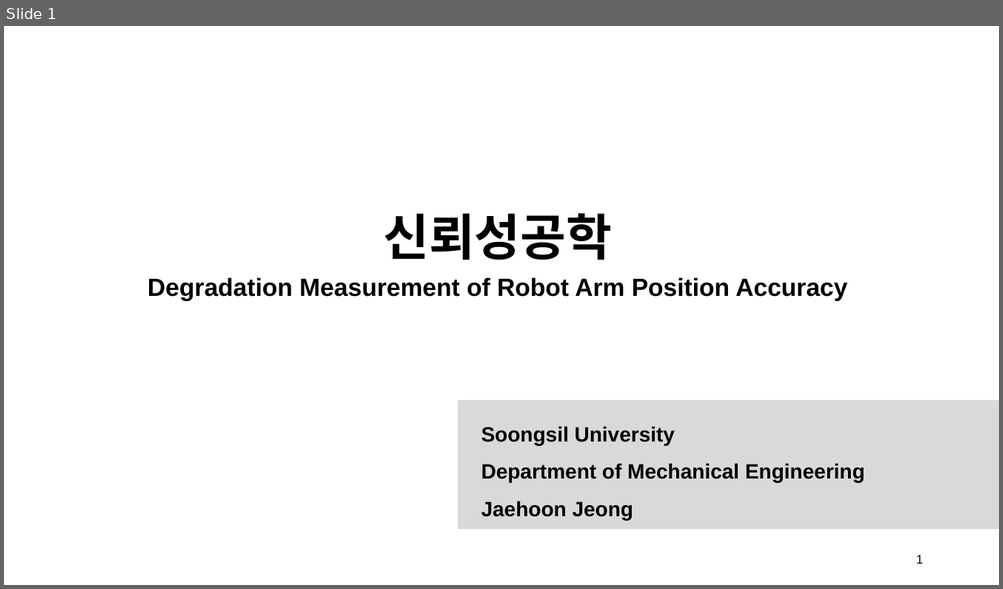
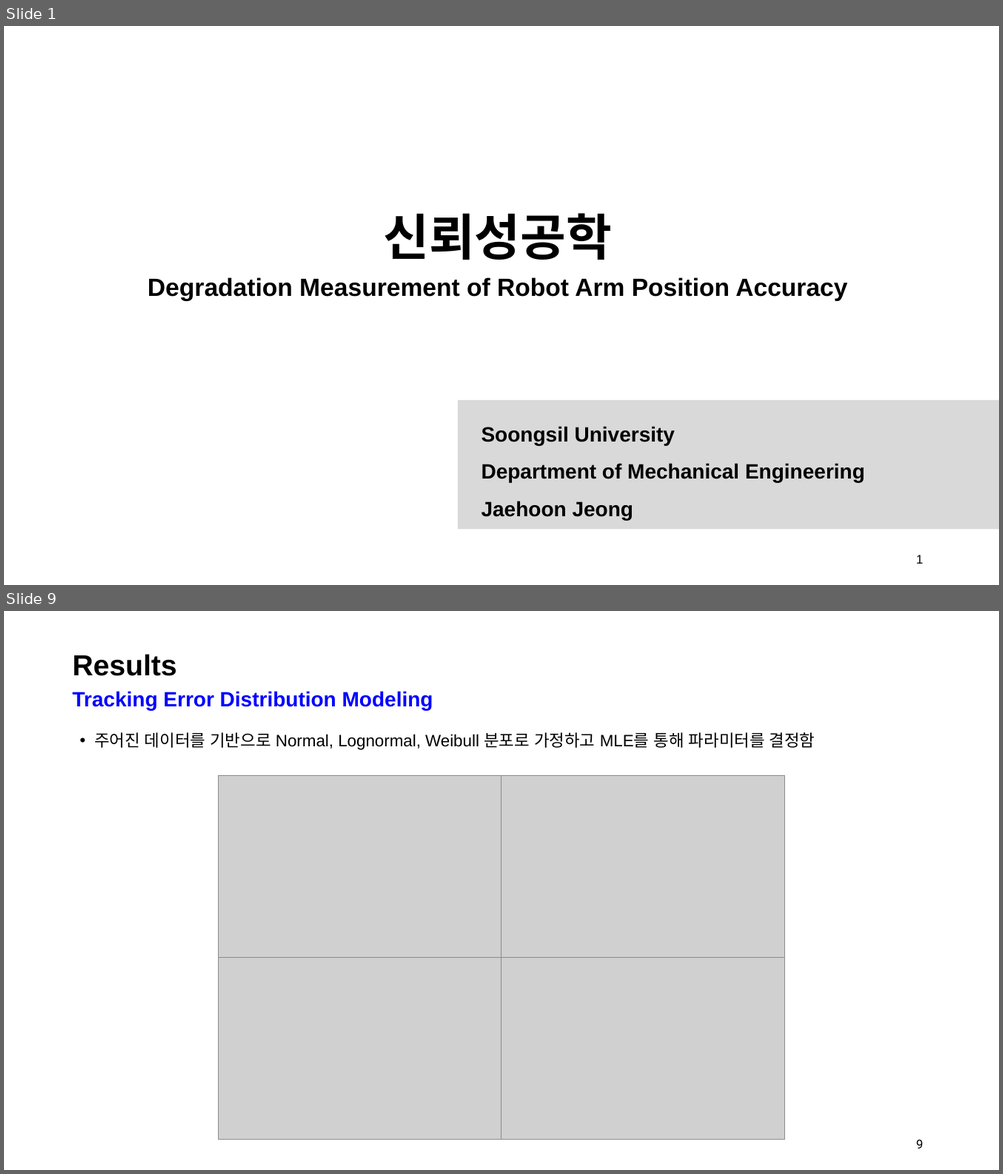
Before and after one commit to hoon001218/reliability_final_project, a slide deck: final_project.pptx. Shown one above the other, each under a label of ours: slide 1 before the commit, slides 1 and 9 after it; the slides between them are not shown. The pictures are 1003x589 and 1003x1174 pixels, drawn with LibreOffice and Linux fonts; fonts in the diff are those of the drawing; grey boxes stand for pictures; background and template pictures are left out. Boxes give left, top, right and bottom in pixels: in the first picture for what was removed or moved away, otherwise in the second. Text is boxed around its words. In the diff, an @@ line names an element or a change of style, - is before the commit and + after.

```diff
--- a/final_project.pptx
+++ b/final_project.pptx
@@ slide 9 added at box(4, 611, 999, 1170), background #FFFFFF @@
@@ title added at box(72, 654, 176, 676), 28 pt, text #000000, bold @@
+Results
@@ text added at box(72, 691, 433, 710), 20 pt, text #0000FF, bold @@
+Tracking Error Distribution Modeling
@@ text added at box(94, 732, 815, 750), 16 pt, text #000000 @@
+• 주어진 데이터를 기반으로 Normal, Lognormal, Weibull 분포로 가정하고 MLE를 통해 파라미터를 결정함
@@ group added at box(218, 776, 785, 1140): 4 pictures @@
@@ page number added at box(916, 1140, 922, 1149), 12 pt, text #000000 @@
+9
```
Also in this commit, not shown: 1 slide changed, 7 other slides added, 3 slides removed, 30 other files.
